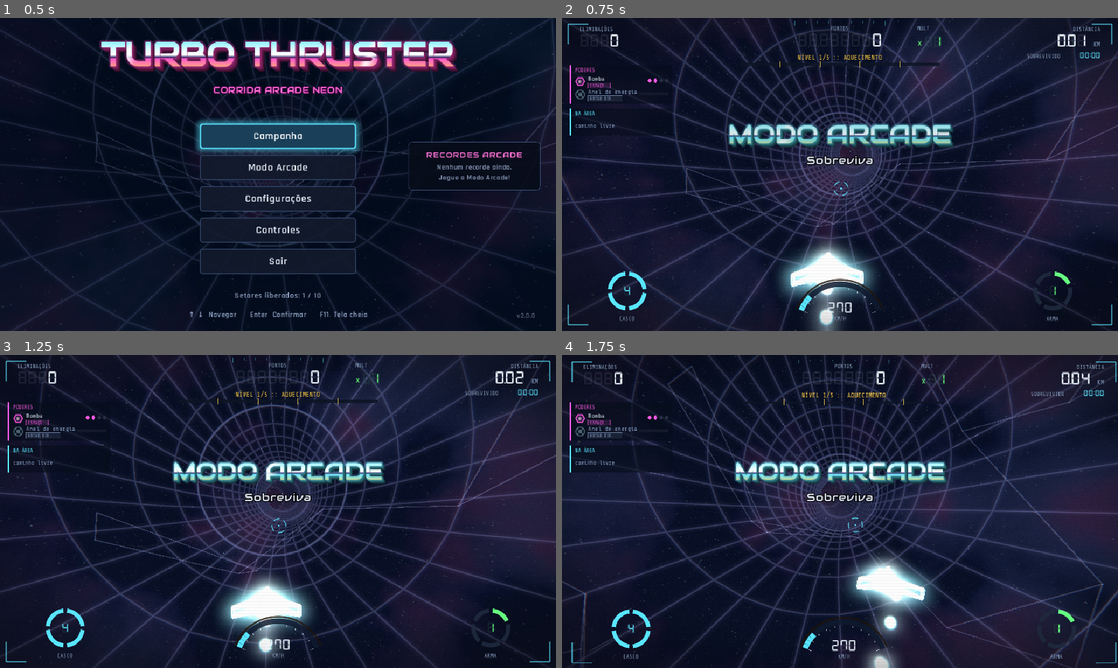
Above: before the commit, frames 1-4 (two rows, left to right).
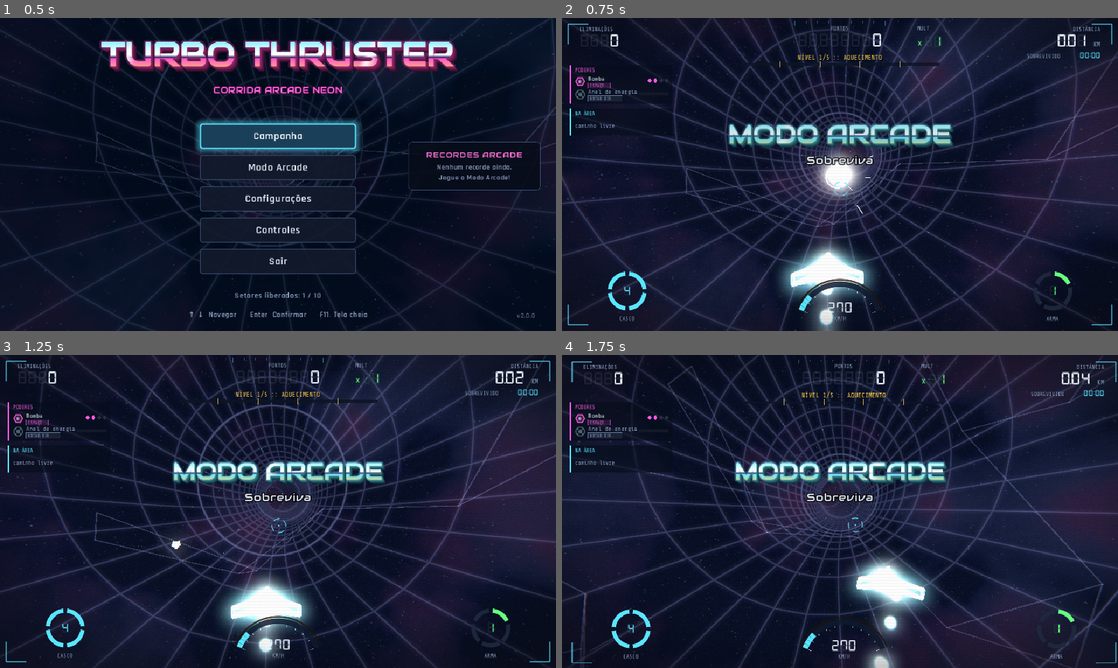
Above: after the commit, the same moments.

Repository: matthfaria96/turbo-thruster
Game: Godot game, scene res://main.tscn
Two runs of this game, one before a commit and one after it. Both use one fixed random seed, a clock stepped at 60 frames per second and the inputs below.
Inputs (mouse positions are in pixels of both pictures, inside the frame that each line leads up to):
- Up to frame 1 (0.5 s): no input
- Up to frame 2 (0.75 s): click "Modo Arcade" at 0.5 s
- Up to frame 3 (1.25 s): no input
- Up to frame 4 (1.75 s): tap Enter (ui_accept) at 1.25, 1.52 s; move the mouse to (962, 495) at 1.27 s; hold D (move_right) from 1.28 s (still down); hold J (fire) from 1.28 s (still down); click (962, 495) at 1.42 s

Frame 1 is identical in both runs. In frame 2, 1.0% of the frame differs, in the area x 45-56%, y 42-63%; in frame 3, less than 0.1%; in frame 4, less than 0.1%.

Commit message:
perf(web): fix particle leak, prewarm shaders, phone audio and resolution
- Explosion particles were never freed (their finished signal did not
  fire), so every kill added ~8 particle systems for good: 850 after 40 s.
  They are now freed when their lifetime ends.
- One of every model, effect and the score text is drawn for a moment
  during the sector intro, so shaders and glyphs compile there instead of
  freezing the first explosion, boss or portal (worst on phones).
- Post effects no longer rebuild screen mipmaps every frame; phones skip
  the 18-tap speed blur and MSAA.
- iPhone sound: the page asks for playback audio (plays with the silent
  switch on), keeps a silent element for older iOS and resumes the engine's
  AudioContext on every tap.
- Touch devices step the canvas resolution down while a run stays under
  ~45 fps and back up when there is room; the level is kept per device.

Co-Authored-By: Claude Opus 5.5 <noreply@anthropic.com>

Diff:
--- a/src/autoload/mobile.gd
+++ b/src/autoload/mobile.gd
@@ -27,6 +27,8 @@
 		return
 	get_window().min_size = Vector2i.ZERO
 	get_window().content_scale_size = DESIGN_SIZE
+	# Phone GPUs: no multisampling (the neon is mostly glow and lines anyway).
+	get_viewport().msaa_3d = Viewport.MSAA_DISABLED
 	if _web:
 		_input_cb = JavaScriptBridge.create_callback(_on_page_input)
 		JavaScriptBridge.get_interface("window").ttInput = _input_cb
--- a/src/game/fx.gd
+++ b/src/game/fx.gd
@@ -93,7 +93,7 @@
 	_emit(pos, amount, 1.6, mat, _glow_mesh, Meshes.additive(2.6, 0.5))
 
 
-func popup(pos: Vector3, text: String, color: Color) -> void:
+func popup(pos: Vector3, text: String, color: Color) -> Label3D:
 	var label := Label3D.new()
 	label.text = text
 	label.font = UiStyle.display_font()
@@ -113,6 +113,7 @@
 	tween.tween_property(label, "scale", Vector3.ONE * 1.2, 0.12).set_trans(Tween.TRANS_BACK).set_ease(Tween.EASE_OUT)
 	tween.tween_property(label, "modulate:a", 0.0, 0.6).set_delay(0.25)
 	tween.tween_callback(label.queue_free)
+	return label
 
 
 ## Particles pulled into a point (charge-up at the ship's nose).
@@ -256,8 +257,10 @@
 	p.material_override = draw_mat
 	p.local_coords = false
 	p.visibility_aabb = AABB(Vector3(-30, -30, -30), Vector3(60, 60, 60))
-	p.finished.connect(p.queue_free)
 	add_child(p)
+	# `finished` never fired for these bursts, so every explosion stayed in the
+	# scene; free them once their particles are gone (pauses with the game).
+	get_tree().create_timer(life + 0.3, false).timeout.connect(p.queue_free)
 	p.global_position = pos
 	p.emitting = true
 
--- a/src/game/game.gd
+++ b/src/game/game.gd
@@ -120,6 +120,41 @@
 	var sub := "Sobreviva" if is_arcade() else String(level.name).to_upper()
 	hud.announce(heading, sub, INTRO_TIME - 0.4)
 	_sync_transforms(0.0)
+	_prewarm_shaders()
+
+
+## Draws one of every model and effect far down the tunnel during the intro:
+## browsers (above all on phones) compile a shader the first time it is drawn,
+## which froze the game for a moment at the first explosion, boss or portal.
+func _prewarm_shaders() -> void:
+	# Just in front of the camera so nothing is culled; models are shrunk to a
+	# speck and the few sparks hide under the sector title.
+	var holder := Node3D.new()
+	camera.add_child(holder)
+	holder.position = Vector3(0, 0, -6)
+	holder.scale = Vector3.ONE * 0.02
+	var at := camera.global_transform * Vector3(0, 0, -14)
+	var models: Array[Node3D] = [Meshes.boss(level.tint), Meshes.portal(), Meshes.shield_bubble(),
+		Meshes.barrier(1.0), Meshes.rotor(), Meshes.pulse_ring(), Meshes.aura(Color.WHITE, 1.0),
+		Meshes.boss_part("cube", Color.WHITE)]
+	for kind: String in EnemyTypes.TYPES:
+		if kind not in ["barrier", "rotor", "pulse_ring"]:
+			models.append(Meshes.enemy(kind))
+	for kind: String in EnemyTypes.POWERUPS:
+		models.append(Meshes.pickup(kind))
+	for m in models:
+		holder.add_child(m)
+	fx.sparks(at, Color.WHITE, 4)
+	fx.shards(at, Color.WHITE, 2)
+	fx.glow(at, Color.WHITE, 1)
+	fx.embers(at, Color.WHITE, 2)
+	fx.shockwave(at, Color.WHITE, 1.0)
+	fx.lightning(at, at + Vector3.UP, Color.WHITE, 0.2)
+	# Text: compiles the label shader and draws every glyph a score popup uses.
+	var label := fx.popup(at, "+0123456789 ONDALIMPA", Color.WHITE)
+	label.modulate.a = 0.01
+	label.outline_modulate.a = 0.01
+	get_tree().create_timer(0.4, false).timeout.connect(holder.queue_free)
 
 
 func _build_world() -> void:
--- a/src/shaders/post_fx.gdshader
+++ b/src/shaders/post_fx.gdshader
@@ -3,7 +3,8 @@
 // and gentle edge darkening. Drawn by a ColorRect over the 3D view.
 shader_type canvas_item;
 
-uniform sampler2D screen : hint_screen_texture, filter_linear_mipmap;
+// No mipmaps: every tap reads the full-size screen, and building them cost a pass each frame.
+uniform sampler2D screen : hint_screen_texture, filter_linear;
 uniform float aberration = 0.0;   // 0..1
 uniform float warp = 0.0;         // 0..1 radial blur strength
 uniform vec4 pulse_color : source_color = vec4(1.0, 1.0, 1.0, 1.0);
--- a/src/ui/post_fx.gd
+++ b/src/ui/post_fx.gd
@@ -44,6 +44,8 @@
 	_pulse = move_toward(_pulse, 0.0, delta * 2.2)
 	var fx := float(Save.settings.get("glow", 1.0))
 	_mat.set_shader_parameter("aberration", (0.12 + _speed_k * 0.45 + _kick * 2.0) * fx)
-	_mat.set_shader_parameter("warp", (_speed_k * _speed_k * 0.4 + _kick * 0.8) * fx)
+	# The radial warp reads the screen 18 times per pixel: too much for phones.
+	var warp := 0.0 if Mobile.enabled else (_speed_k * _speed_k * 0.4 + _kick * 0.8) * fx
+	_mat.set_shader_parameter("warp", warp)
 	_mat.set_shader_parameter("pulse", _pulse * fx)
 	_mat.set_shader_parameter("pulse_color", _pulse_color)
